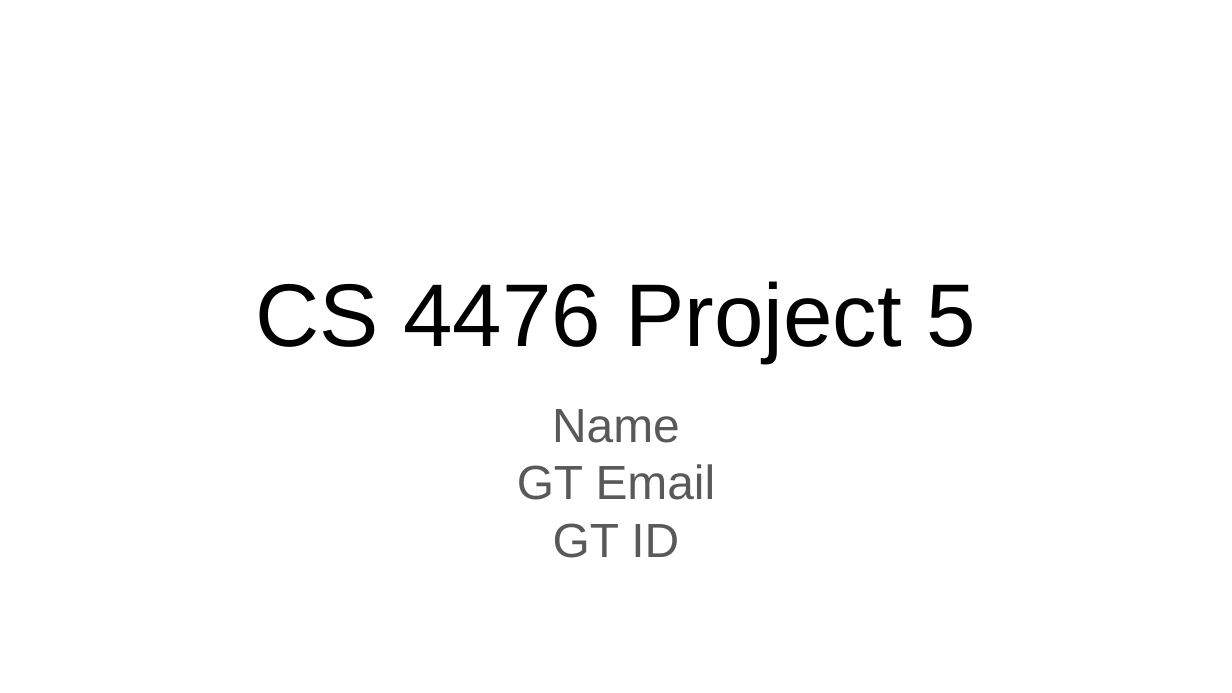
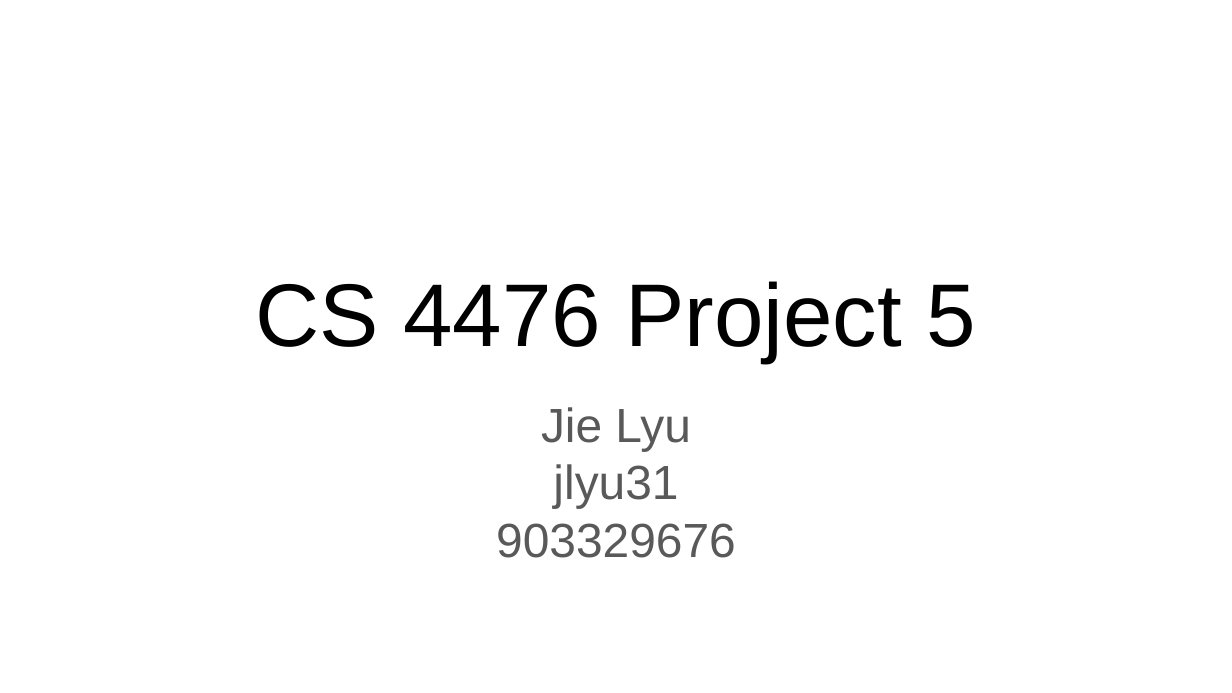
Before and after one commit to jielyugt/scene_recognition, a slide deck: slide 1 of proj5_template.pptx. Drawn at 1232x693 pixels with LibreOffice and Linux fonts; fonts in the diff are those of the drawing. Boxes give left, top, right and bottom in pixels: in the first picture for what was removed or moved away, otherwise in the second. Text is boxed around its words. In the diff, an @@ line names an element or a change of style, - is before the commit and + after.

```diff
--- a/proj5_template.pptx
+++ b/proj5_template.pptx
@@ subtitle at [496, 407, 736, 558]: text changed @@
-Name
-GT Email
-GT ID
+Jie Lyu
+jlyu31
+903329676
```
Also in this commit, not shown: 2 other slides changed.
